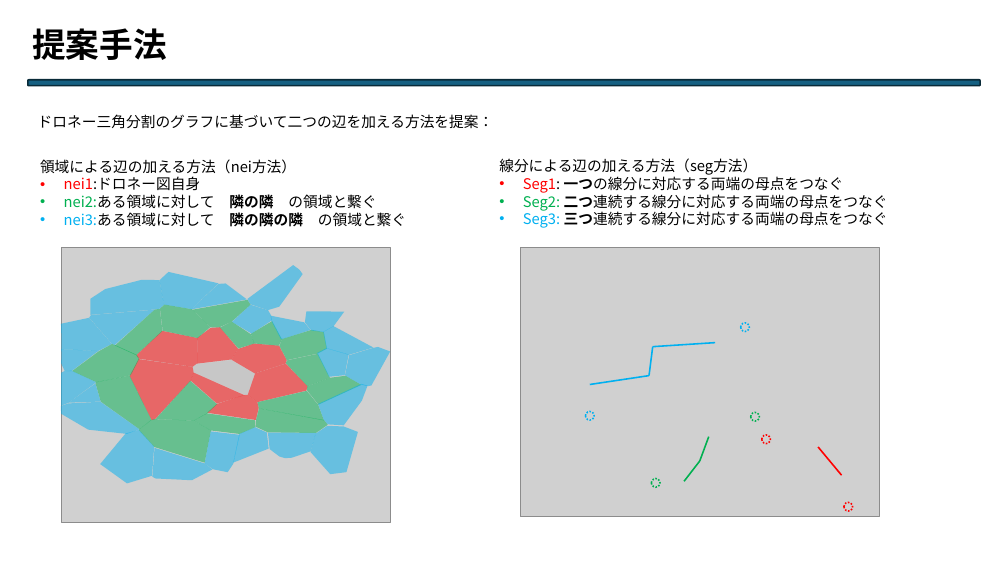
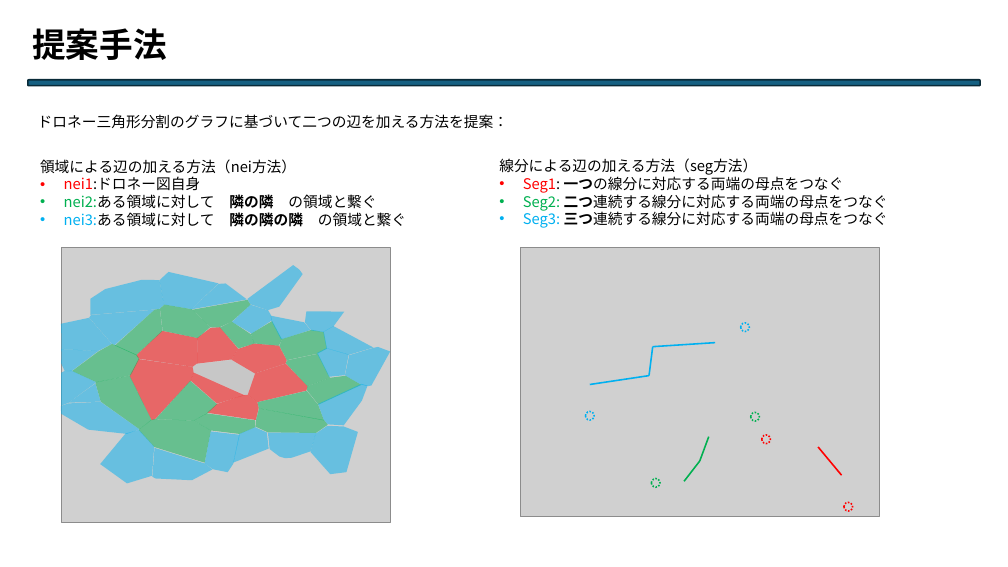
Before and after one commit to Legolas9999/chuukann, a slide deck: slide 7 of 中期.pptx. Drawn at 1008x567 pixels with LibreOffice and Linux fonts; fonts in the diff are those of the drawing; grey boxes stand for pictures. Boxes give left, top, right and bottom in pixels: in the first picture for what was removed or moved away, otherwise in the second. Text is boxed around its words. In the diff, an @@ line names an element or a change of style, - is before the commit and + after.

```diff
--- a/中期.pptx
+++ b/中期.pptx
@@ text at (38, 114, 508, 129): text changed @@
-ドロネー三角分割のグラフに基づいて二つの辺を加える方法を提案：
+ドロネー三角形分割のグラフに基づいて二つの辺を加える方法を提案：
```
Also in this commit, not shown: 8 other slides changed.
